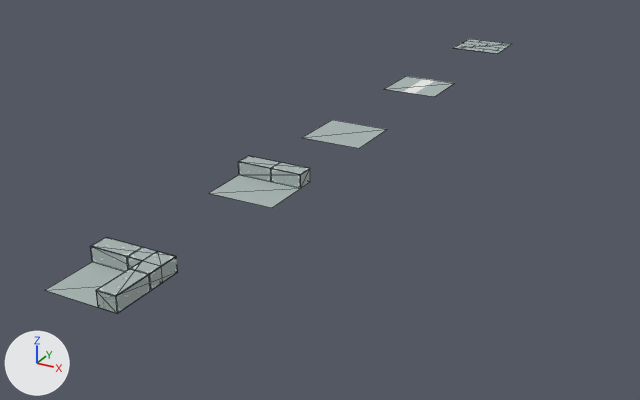
The glTF model cityclogged/module/road/highroad.glb, before and after one commit.
Camera for both pictures: a 50 mm camera at (6.06, -11.85, 4.68) aimed at (-0.12, -0.6, -0.94). The lights are fixed; the arrows at lower left show +X, +Y and +Z. Mesh edges are drawn as thin lines. Where no turn or scale is listed for an object, it has been applied to the vertices.

Names of what the first picture shows: '平面', '平面.001', '平面.003', '平面.006'.
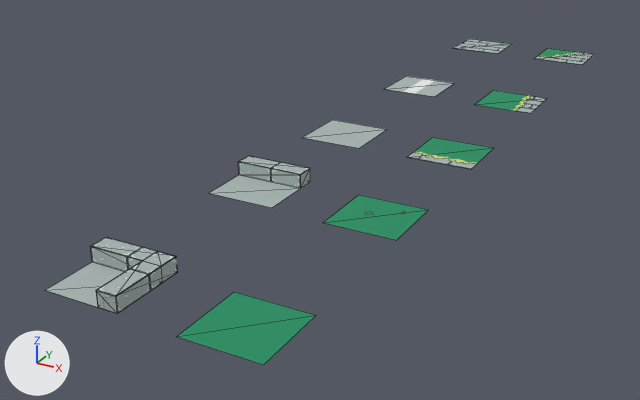
What differs and where, as boxes (x1, y1, x2, y2) in the pictures (640 x 400 px):
'平面.009', added (green)
    after: (177, 292, 316, 365)
'平面.008', added (green)
    after: (323, 195, 428, 240)
'平面.004', added (green)
    after: (408, 137, 494, 169)
'平面.005', added
    after: (475, 90, 547, 113)
'平面.007', added
    after: (534, 48, 594, 65)

Edits to the bpy script that builds the scene:
```text
Add img_grass:
    img_grass = load_image('grass', '_unpacked/grass', 32, 32, 'sRGB')
Add img_road7:
    img_road7 = load_image('road7', '_unpacked/road7', 32, 32, 'sRGB')
Add img_roa6:
    img_roa6 = load_image('roa6', '_unpacked/roa6', 32, 32, 'sRGB')
Add img_road5:
    img_road5 = load_image('road5', '_unpacked/road5', 32, 32, 'sRGB')
Add mat_材质_007:
    mat_材质_007 = principled_material('材质.007')
    mat_材质_007.texture = img_grass
    mat_材质_007.roughness = 1.0
Add mat_材质_006:
    mat_材质_006 = principled_material('材质.006')
    mat_材质_006.texture = img_road7
    mat_材质_006.roughness = 1.0
Add mat_材质_005:
    mat_材质_005 = principled_material('材质.005')
    mat_材质_005.texture = img_roa6
    mat_材质_005.roughness = 1.0
Add mat_材质_004:
    mat_材质_004 = principled_material('材质.004')
    mat_材质_004.texture = img_road5
    mat_材质_004.roughness = 1.0
Add me_平面_009:
    me_平面_009.from_pydata(...)  # 4 vertices, 2 faces; spans x -0.5..0.5, y -0.5..0.5, z 0.0
    me_平面_009.materials.append(mat_材质_007)  # picture img_grass
Add me_平面_008:
    me_平面_008.from_pydata(...)  # 4 vertices, 2 faces; spans x -0.5..0.5, y -0.5..0.5, z 0.0
    me_平面_008.materials.append(mat_材质_007)  # picture img_grass
Add me_平面_007:
    me_平面_007.from_pydata(...)  # 4 vertices, 2 faces; spans x -0.5..0.5, y -0.5..0.5, z 0.0
    me_平面_007.materials.append(mat_材质_006)  # picture img_road7
Add me_平面_005:
    me_平面_005.from_pydata(...)  # 4 vertices, 2 faces; spans x -0.5..0.5, y -0.5..0.5, z 0.0
    me_平面_005.materials.append(mat_材质_005)  # picture img_roa6
Add me_平面_004:
    me_平面_004.from_pydata(...)  # 4 vertices, 2 faces; spans x -0.5..0.5, y -0.5..0.5, z 0.0
    me_平面_004.materials.append(mat_材质_004)  # picture img_road5
Add ob_平面_009:
    ob_平面_009 = bpy.data.objects.new('平面.009', me_平面_009)
    ob_平面_009.location = (1.79, -5.56, 0.0)
Add ob_平面_008:
    ob_平面_008 = bpy.data.objects.new('平面.008', me_平面_008)
    ob_平面_008.location = (1.79, -2.59, 0.0)
Add ob_平面_007:
    ob_平面_007 = bpy.data.objects.new('平面.007', me_平面_007)
    ob_平面_007.location = (1.78, 6.48, 0.0)
Add ob_平面_005:
    ob_平面_005 = bpy.data.objects.new('平面.005', me_平面_005)
    ob_平面_005.location = (1.78, 2.91, 0.0)
Add ob_平面_004:
    ob_平面_004 = bpy.data.objects.new('平面.004', me_平面_004)
    ob_平面_004.location = (1.78, 0.0, 0.0)
```
